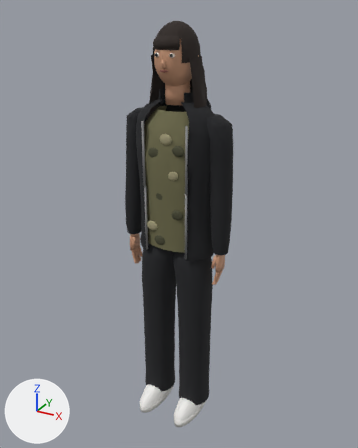
Before and after pictures for a commit that changed the glTF model classroom-mystery/assets/models/npc_jordan.glb.
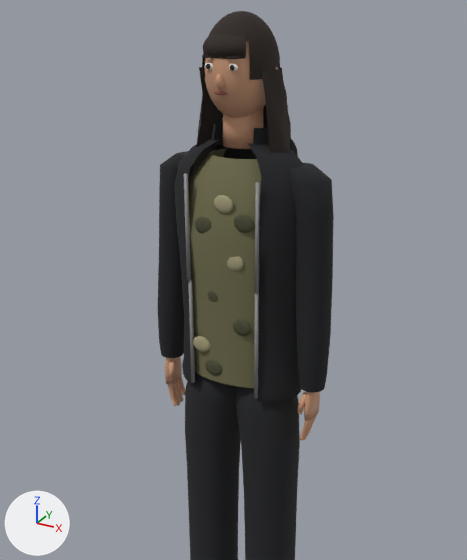
The first picture shows the older version from a 50 mm camera at (0.866, -1.554, 1.646) aimed at (0.003, 0.014, 0.862). The close-ups show the older and then the newer version on the part from 8% to 88% of the width and 3% to 80% of the height of that picture. Only the edits that show in the close-ups are written down. Arrows for +X, +Y and +Z are at lower left; the lights stay in place. Vertices at exactly the same position are counted once.

Names of what the first close-up shows: 'Arm_L_A', 'Arm_R_A', 'Hair_A', 'Head_A', 'Leg_L_A', 'Leg_R_A', 'Top_A'.
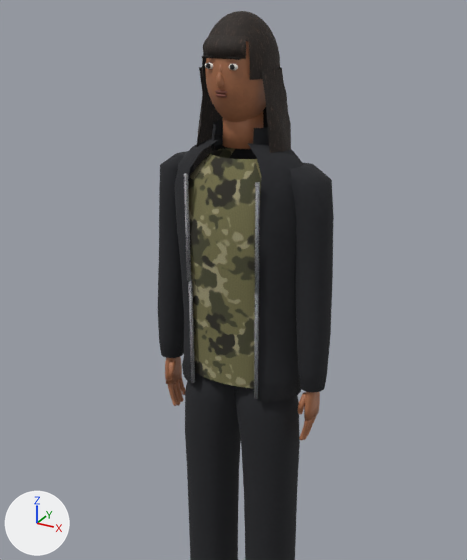
Pixel boxes [x1, y1, x2, y2] of what changed, in the close-ups (467 x 560 px; the box of a moved part takes in the faces that stretch with it):
'Top_A', surface changed, reshaped: [174, 120, 303, 402] in both
'Arm_L_A', surface changed (darker): [297, 390, 320, 440] in both
'Arm_R_A', surface changed (darker): [164, 169, 194, 406] in both
'Head_A', surface changed, reshaped (darker): before [202, 41, 278, 149]; after [202, 41, 266, 149]
part 2 of me_head_a, added (brown): after [205, 41, 266, 122]
part 3 of me_head_a, moved or reshaped: before [215, 73, 224, 89]; after [216, 73, 224, 88]
part 4 of me_head_a, built on: before [202, 41, 266, 118]; after [203, 55, 238, 94]
part 5 of me_top_a, moved or reshaped: before [217, 123, 298, 159]; after [230, 149, 257, 159]
part 6 of me_top_a, deleted: before [193, 195, 254, 375]

Edits to the bpy script that builds the scene:
```text
Change mat_sta_skin:
    remove mat_sta_skin.base_color = (0.584, 0.309, 0.184)  # brown #c99777
    add mat_sta_skin.texture = img_zaria_skin
    mat_sta_skin.roughness: 0.6 -> 0.55
Change mat_sta_camo1:
    where n0 = _N.new('ShaderNodeBsdfPrincipled'); n0.name = 'Principled BSDF'
    remove n0.inputs[0].default_value = (0.159, 0.15, 0.0723, 1.0)  # 'Base Color', dark yellow #6f6c4c
    add n2 = _N.new('ShaderNodeTexImage'); n2.name = 'Image Texture'
    add n2.image = img_zaria_camo
    add n3 = _N.new('ShaderNodeNormalMap'); n3.name = 'Normal Map'
    add n3.uv_map = 'UVMap'
    add n3.inputs[0].default_value = 0.4  # 'Strength'
    add n4 = _N.new('ShaderNodeTexImage'); n4.name = 'Image Texture.001'
    add n4.image = img_zaria_camo_n
    add _L.new(n2.outputs[0], n0.inputs[0])  # 'Color' to 'Base Color'
    add _L.new(n3.outputs[0], n0.inputs[5])  # 'Normal' to 'Normal'
    add _L.new(n4.outputs[0], n3.inputs[1])  # 'Color' to 'Color'
Change mat_sta_zip:
    remove # nodes: BsdfPrincipled, OutputMaterial
    remove # colours: grey #8c8c8c
    nodes: BsdfPrincipled, NormalMap, OutputMaterial, TexImage x2
    uses the picture img_zaria_zip
    uses the picture img_zaria_zip_n
Add mat_sta_rib:
    mat_sta_rib = bpy.data.materials.new('STA_Rib')
    # uses the picture img_zaria_rib
    # uses the picture img_zaria_rib_n
Change me_hair_a:
    where me_hair_a.from_pydata(...)  # 545 vertices, 942 faces; spans x -0.123..0.123, y -0.091..0.124, z 1.222..1.602
    me_hair_a part 1: texture (UV) coordinates changed
Change me_head_a:
    remove me_head_a.from_pydata(...)  # 984 vertices, 1920 faces; spans x -0.079..0.079, y -0.096..0.086, z 1.33..1.589
    add me_head_a.from_pydata(...)  # 1026 vertices, 1996 faces; spans x -0.069..0.069, y -0.094..0.085, z 1.33..1.594
    me_head_a part 2: a new loose piece, a UV sphere (28 segments, 20 rings, poles along z) spanning x -0.069..0.069, y -0.085..0.085, z 1.376..1.594, in mat_sta_skin (picture img_zaria_skin)
    me_head_a part 3: the loose piece of 72 vertices spanning x -0.009..0.009, y -0.096..-0.075, z 1.457..1.488 is moved by (0.0, 0.001, 0.002)
    me_head_a part 4: 40 vertices moved within x -0.038..0.038, y -0.086..-0.075, z 1.497..1.52; 688 vertices removed from x -0.072..0.072, y -0.087..0.086, z 1.386..1.589; 220 vertices added at x -0.04..0.04, y -0.087..-0.074, z 1.447..1.52
    other edits to the shape of me_head_a do not show in these pictures
Change me_top_a:
    remove me_top_a.from_pydata(...)  # 1096 vertices, 1944 faces; spans x -0.163..0.163, y -0.1..0.111, z 0.764..1.375
    add me_top_a.from_pydata(...)  # 680 vertices, 1144 faces; spans x -0.163..0.163, y -0.1..0.112, z 0.764..1.375
    me_top_a part 5: the loose piece of 198 vertices spanning x -0.103..0.103, y 0.035..0.111, z 1.245..1.37 is scaled about its middle by (0.8, 0.844, 0.867), then moved by (0.0, 0.006, -0.019)
    me_top_a part 6: 8 loose pieces with 416 vertices, spanning x -0.083..0.083, y -0.096..-0.081, z 0.807..1.242, are deleted
    remove me_top_a.materials.append(mat_sta_camo2)  # dark yellow #4a4a34
    remove me_top_a.materials.append(mat_sta_camo3)  # beige #a39c7a
    add me_top_a.materials.append(mat_sta_rib)
```
